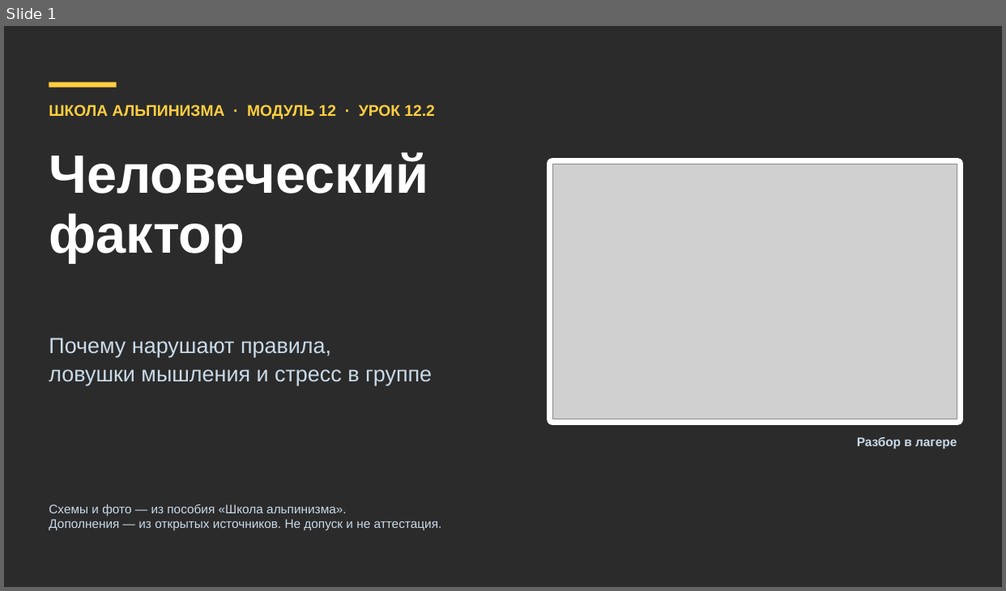
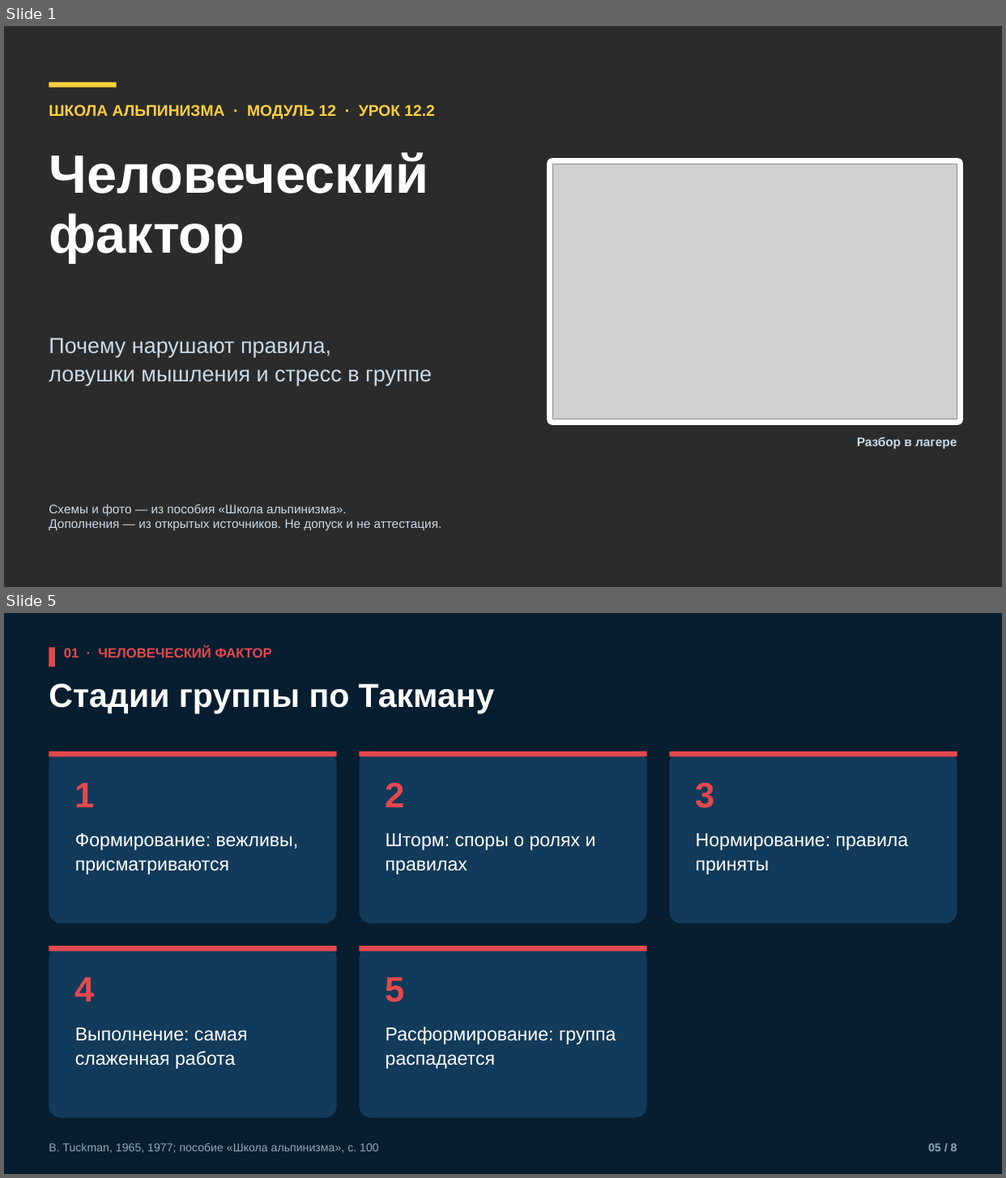
Before and after one commit to kirill54/far-education, a slide deck: presentations/lessons/M12-2_chelovecheskiy-faktor.pptx. Shown one above the other, each under a label of ours: slide 1 before the commit, slides 1 and 5 after it; the slides between them are not shown. The pictures are 1006x591 and 1006x1178 pixels, drawn with LibreOffice and Linux fonts; fonts in the diff are those of the drawing; grey boxes stand for pictures; background and template pictures are left out; a plain dark background stands for a picture behind light text. Boxes give left, top, right and bottom in pixels: in the first picture for what was removed or moved away, otherwise in the second. Text is boxed around its words. In the diff, an @@ line names an element or a change of style, - is before the commit and + after.

```diff
--- a/presentations/lessons/M12-2_chelovecheskiy-faktor.pptx
+++ b/presentations/lessons/M12-2_chelovecheskiy-faktor.pptx
@@ slide 5 added at (4, 613, 1002, 1174), background #071E30 @@
@@ rectangle added at (49, 648, 55, 667), fill #E5484D @@
@@ text added at (64, 646, 272, 658), 13 pt, text #E5484D, bold @@
+01 · ЧЕЛОВЕЧЕСКИЙ ФАКТОР
@@ text added at (49, 683, 495, 714), 32 pt, text #FFFFFF, bold @@
+Стадии группы по Такману
@@ rounded rectangle added at (49, 752, 336, 924), fill #123A5A @@
@@ rectangle added at (49, 752, 336, 756), fill #E5484D @@
@@ rounded rectangle added at (359, 752, 646, 924), fill #123A5A @@
@@ rectangle added at (359, 752, 646, 756), fill #E5484D @@
@@ rounded rectangle added at (670, 752, 957, 924), fill #123A5A @@
@@ rectangle added at (670, 752, 957, 756), fill #E5484D @@
@@ text added at (386, 782, 405, 807), 34 pt, text #E5484D, bold @@
+2
@@ text added at (696, 782, 715, 808), 34 pt, text #E5484D, bold @@
+3
@@ text added at (75, 783, 95, 807), 34 pt, text #E5484D, bold @@
+1
@@ text added at (75, 833, 299, 875), 18 pt, text #FFFFFF @@
+Формирование: вежливы, присматриваются
@@ text added at (386, 833, 596, 875), 18 pt, text #FFFFFF @@
+Шторм: споры о ролях и правилах
@@ text added at (696, 833, 909, 875), 18 pt, text #FFFFFF @@
+Нормирование: правила приняты
@@ rounded rectangle added at (49, 946, 336, 1118), fill #123A5A @@
@@ rectangle added at (49, 946, 336, 952), fill #E5484D @@
@@ rounded rectangle added at (359, 946, 646, 1118), fill #123A5A @@
@@ rectangle added at (359, 946, 646, 952), fill #E5484D @@
@@ text added at (75, 977, 95, 1002), 34 pt, text #E5484D, bold @@
+4
@@ text added at (386, 977, 405, 1003), 34 pt, text #E5484D, bold @@
+5
@@ text added at (75, 1028, 248, 1069), 18 pt, text #FFFFFF @@
+Выполнение: самая слаженная работа
@@ text added at (386, 1027, 616, 1069), 18 pt, text #FFFFFF @@
+Расформирование: группа распадается
@@ text added at (49, 1144, 379, 1153), 11 pt, text #8FA8BC @@
+B. Tuckman, 1965, 1977; пособие «Школа альпинизма», с. 100
@@ text added at (928, 1144, 957, 1152), 11 pt, text #8FA8BC, bold @@
+05 / 8
```
Also in this commit, not shown: 6 slides changed, 10 other files.
